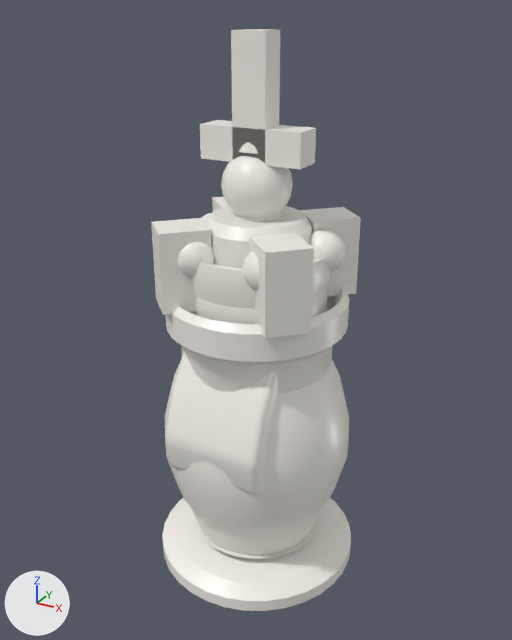
An edit to the Blender file assets/chess-3d/aura-chess-pieces.blend, drawn before and after from the same camera.
Rendered twice from a 50 mm camera at (0.0567, -0.1034, 0.103) aimed at (-0.0004, 0.0003, 0.0511). Lighting does not change. The marker at lower left points along +X, +Y and +Z. The older version comes first.

In view in the first picture: 'bishop', 'king', 'knight', 'queen', 'rook'.
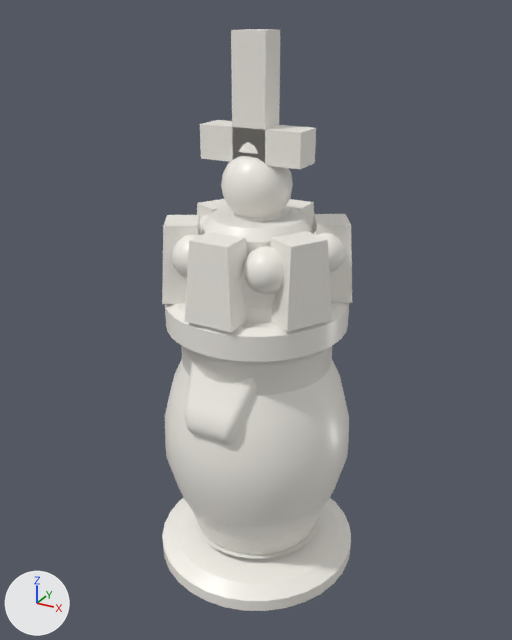
Edits to the bpy script that builds the scene:
```text
Change me_knight:
    used by ob_knight; location = (0.0, 0.0, 0.0)
    remove me_knight.from_pydata(...)  # 1065 vertices, 790 faces; spans x -0.018..0.018, y -0.018..0.018, z 0.0..0.067
    add me_knight.from_pydata(...)  # 1157 vertices, 804 faces; spans x -0.018..0.018, y -0.018..0.018, z 0.0..0.0719
    me_knight part 1: the loose piece of 488 vertices spanning x -0.0094..0.0094, y -0.0177..0.0144, z 0.0079..0.067 is rebuilt with 352 vertices and now spans x -0.0081..0.0081, y -0.0179..0.0148, z 0.0225..0.0671
    other edits to the shape of me_knight do not show in these pictures
Change me_rook:
    used by ob_rook; location = (0.0, 0.0, 0.0)
    remove me_rook.from_pydata(...)  # 898 vertices, 536 faces; spans x -0.0175..0.0175, y -0.0175..0.0175, z 0.0..0.07
    add me_rook.from_pydata(...)  # 818 vertices, 484 faces; spans x -0.0175..0.0175, y -0.0175..0.0175, z 0.0..0.07
    me_rook part 2: the loose piece of 8 vertices spanning x -0.0151..-0.0036, y -0.0151..-0.0036, z 0.056..0.07 is rebuilt with 8 vertices and now spans x -0.0164..-0.0058, y -0.012..-0.0008, z 0.0564..0.07
    me_rook part 3: the loose piece of 8 vertices spanning x 0.0036..0.0151, y -0.0151..-0.0036, z 0.056..0.07 is rebuilt with 8 vertices and now spans x 0.0058..0.0164, y -0.012..-0.0008, z 0.0564..0.07
    me_rook part 4: the loose piece of 65 vertices spanning x -0.014..0.014, y -0.014..0.014, z 0.05..0.0552 is deleted
    me_rook part 5
    38 vertices are removed from x -0.0151..0.0151, y -0.014..0.0151, z 0.0552..0.07
    44 faces are deleted
    64 vertices in x -0.0164..0.0164, y -0.0164..0.0164, z 0.056 move by (0.0, 0.0, -0.0004)
    10 vertices in x 0.0058..0.014, y 0.0058..0.014, z 0.0572 move by (-0.0001, -0.0001, -0.0008)
    10 vertices in x -0.014..-0.0058, y 0.0058..0.014, z 0.0572 move by (0.0001, -0.0001, -0.0008)
    10 vertices in x -0.014..-0.0058, y -0.014..-0.0058, z 0.0572 move by (0.0001, 0.0001, -0.0008)
    10 vertices in x 0.0058..0.014, y -0.014..-0.0058, z 0.0572 move by (-0.0001, 0.0001, -0.0008)
    34 vertices move from x -0.0152..0.0152, y -0.0152..0.0152, z 0.0552..0.0572 to x -0.0164..0.0164, y -0.015..0.0164, z 0.0564..0.07
    23 vertices are added at x -0.0152..0.0104, y -0.0164..0.0108, z 0.0564..0.07
    56 new faces join them
```

Location of each change, [x1, y1, x2, y2] in pixels of the pictures (512 x 640 px; the box of a moved part takes in the faces that stretch with it):
'rook', reshaped (9% narrower): before [151, 197, 361, 555]; after [162, 199, 352, 555]
'knight', reshaped: before [165, 308, 328, 558]; after [185, 207, 320, 558]
part 1 of me_knight, rebuilt: before [165, 308, 328, 496]; after [185, 362, 256, 445]
part 2 of me_rook, rebuilt: before [151, 218, 211, 315]; after [162, 215, 201, 304]
part 3 of me_rook, rebuilt: before [250, 232, 314, 339]; after [270, 231, 332, 332]
part 4 of me_rook, deleted (mostly hidden): before [327, 296, 336, 310]
part 5 of me_rook, moved or reshaped: before [165, 197, 361, 362]; after [165, 199, 352, 362]
'bishop', unchanged, covered by the edit: before [190, 212, 328, 324]; after [234, 212, 281, 322]
